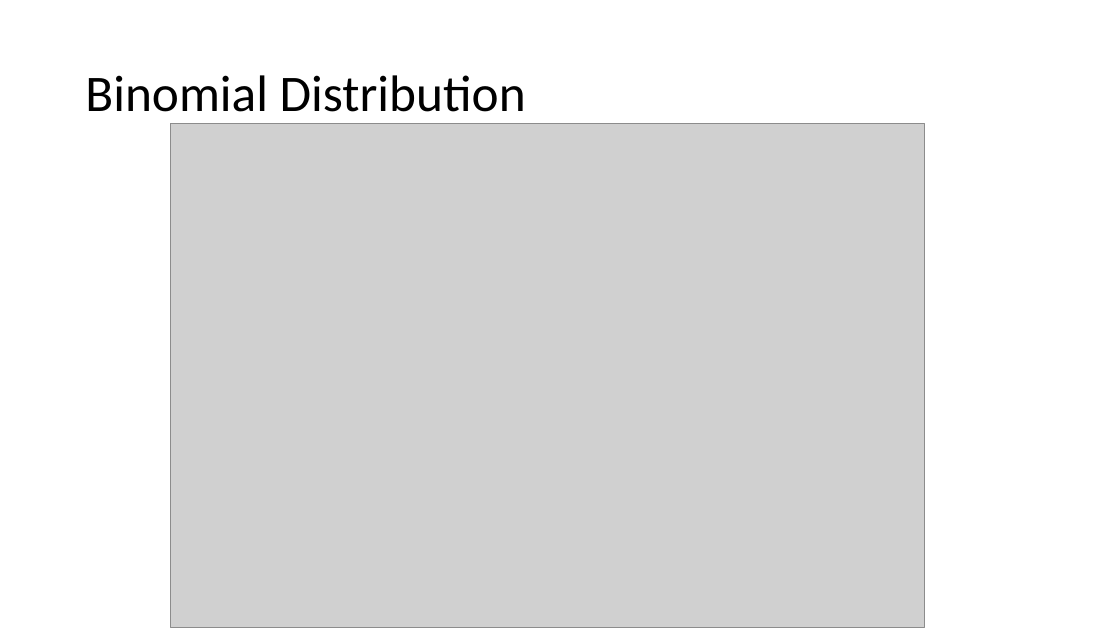
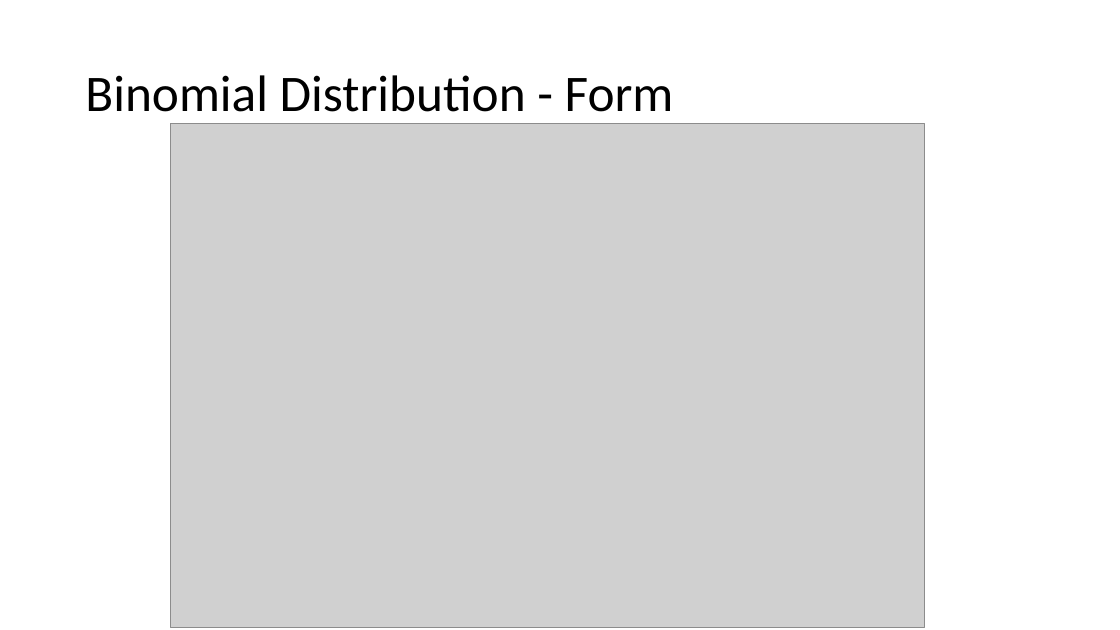
Before and after one commit to FlanFlanagan/misc_python, a slide deck: slide 5 of Distribution Examples.pptx. Drawn at 1120x630 pixels with LibreOffice and Linux fonts; fonts in the diff are those of the drawing; grey boxes stand for pictures. Boxes give left, top, right and bottom in pixels: in the first picture for what was removed or moved away, otherwise in the second. Text is boxed around its words. In the diff, an @@ line names an element or a change of style, - is before the commit and + after.

```diff
--- a/Distribution Examples.pptx
+++ b/Distribution Examples.pptx
@@ title at <box>85,75,674,112</box>: text changed @@
-Binomial Distribution
+Binomial Distribution - Form
```
Also in this commit, not shown: 5 other slides changed, 2 slides added, 11 other files.
